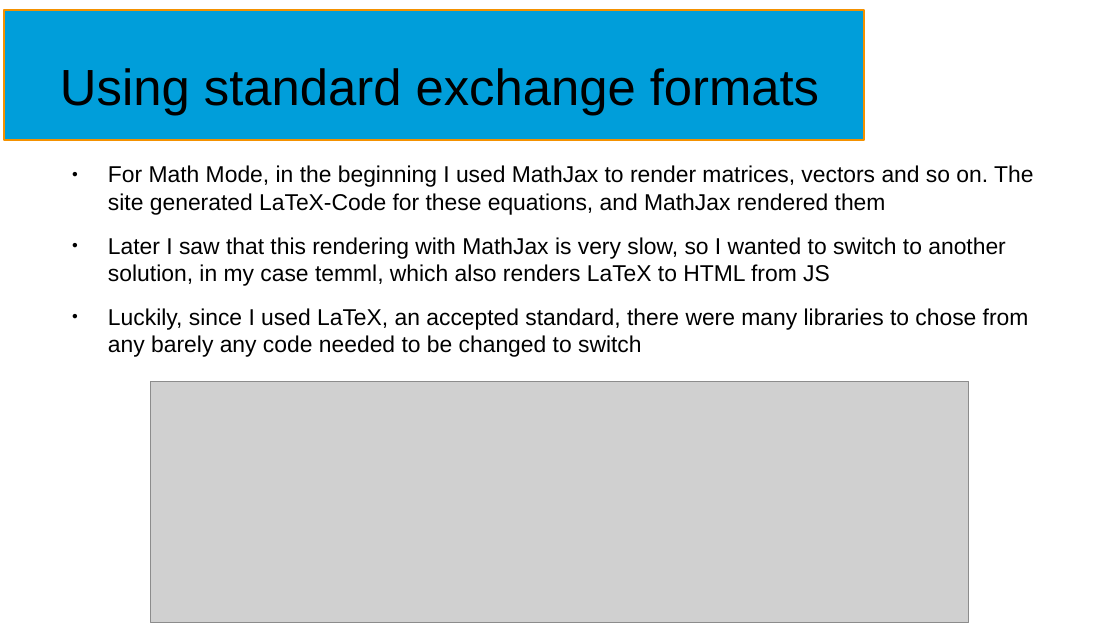
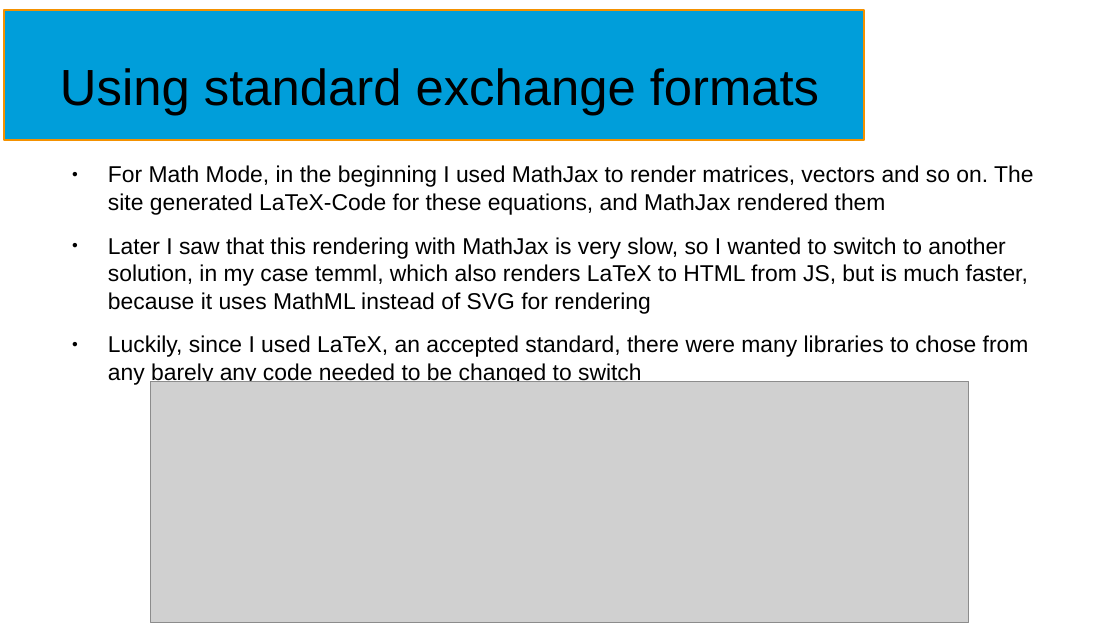
Before and after one commit to NormanTUD/asanAI, a slide deck: slide 34 of manual/asanai.odp (slide 30 before the commit). Drawn at 1120x630 pixels with LibreOffice and Linux fonts; fonts in the diff are those of the drawing; grey boxes stand for pictures. Boxes give left, top, right and bottom in pixels: in the first picture for what was removed or moved away, otherwise in the second. Text is boxed around its words. In the diff, an @@ line names an element or a change of style, - is before the commit and + after.

```diff
--- a/manual/asanai.odp
+++ b/manual/asanai.odp
@@ text at (x1=108, y1=237, x2=1028, y2=314): text changed @@
-● Later I saw that this rendering with MathJax is very slow, so I wanted to switch to another solution, in my case temml, which also renders LaTeX to HTML from JS
+● Later I saw that this rendering with MathJax is very slow, so I wanted to switch to another solution, in my case temml, which also renders LaTeX to HTML from JS, but is much faster, because it uses MathML instead of SVG for rendering
```
Also in this commit, not shown: 17 other slides changed, 6 slides added.
